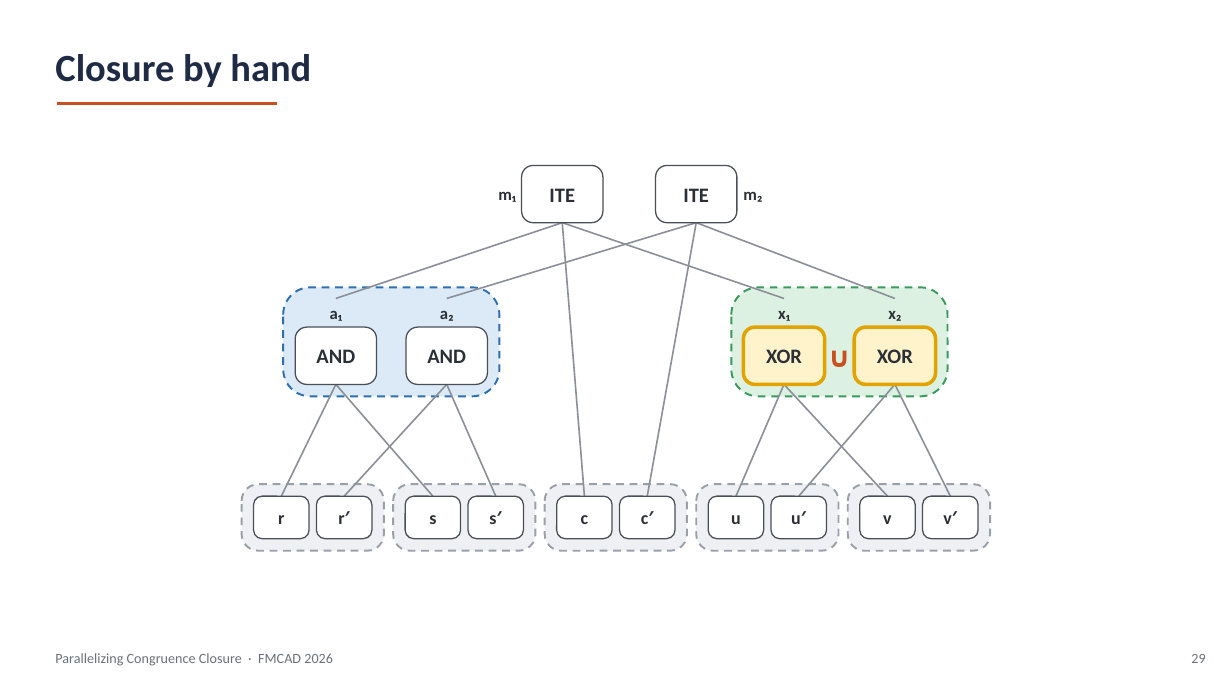
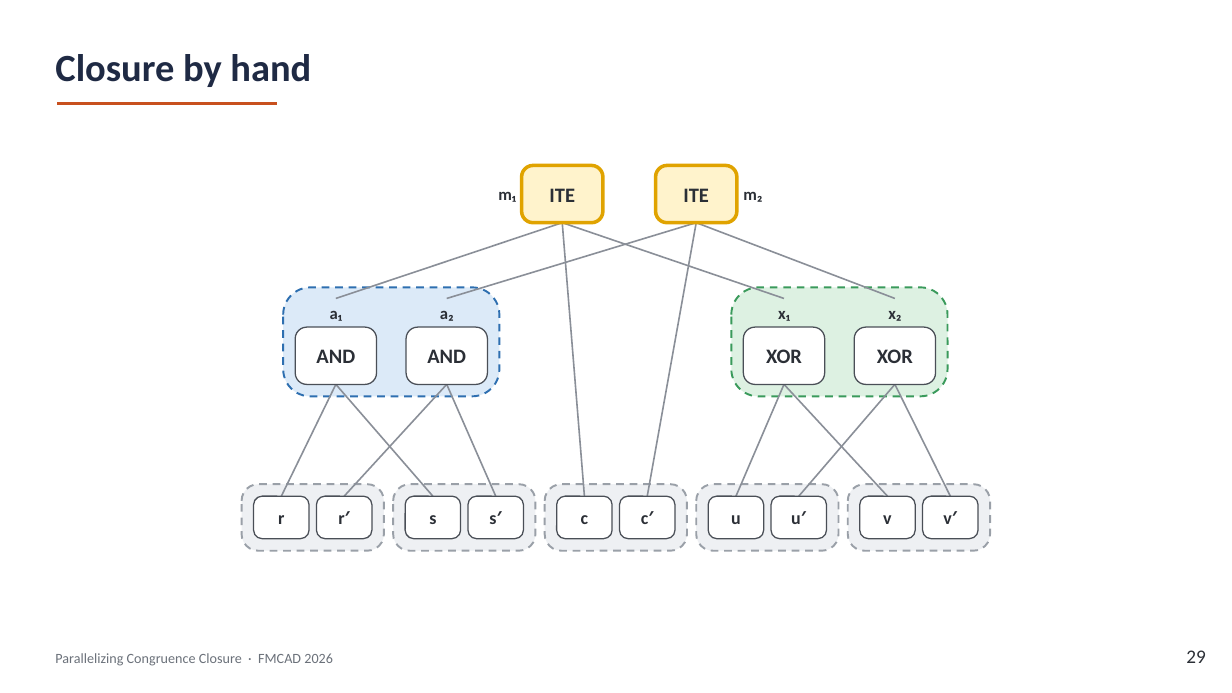
Before and after one commit to amarshah1/parallelcc-paper, a slide deck: slide 29 of slides/parallelcc-part1.pptx. Drawn at 1232x693 pixels with LibreOffice and Linux fonts; fonts in the diff are those of the drawing. Boxes give left, top, right and bottom in pixels: in the first picture for what was removed or moved away, otherwise in the second. Text is boxed around its words. In the diff, an @@ line names an element or a change of style, - is before the commit and + after.

```diff
--- a/slides/parallelcc-part1.pptx
+++ b/slides/parallelcc-part1.pptx
@@ rounded rectangle "ITE" at (x1=521, y1=165, x2=603, y2=223): fill #FFFFFF to #FFF3CC; outline #4A4F57 1 pt to #E0A300 2.75 pt @@
@@ rounded rectangle "ITE" at (x1=655, y1=165, x2=737, y2=223): fill #FFFFFF to #FFF3CC; outline #4A4F57 1 pt to #E0A300 2.75 pt @@
@@ rounded rectangle "XOR" at (x1=743, y1=327, x2=824, y2=384): fill #FFF3CC to #FFFFFF; outline #E0A300 2.75 pt to #4A4F57 1 pt @@
@@ text removed at (x1=802, y1=328, x2=876, y2=384) @@
-∪
@@ rounded rectangle "XOR" at (x1=854, y1=327, x2=935, y2=384): fill #FFF3CC to #FFFFFF; outline #E0A300 2.75 pt to #4A4F57 1 pt @@
@@ text "29" at (x1=1186, y1=650, x2=1205, y2=663): size 11 to 15 pt, text colour #6B717A to #2B2F36 @@
```
Also in this commit, not shown: 43 other slides changed, 4 slides added, 2 slides removed, 1 other file.
